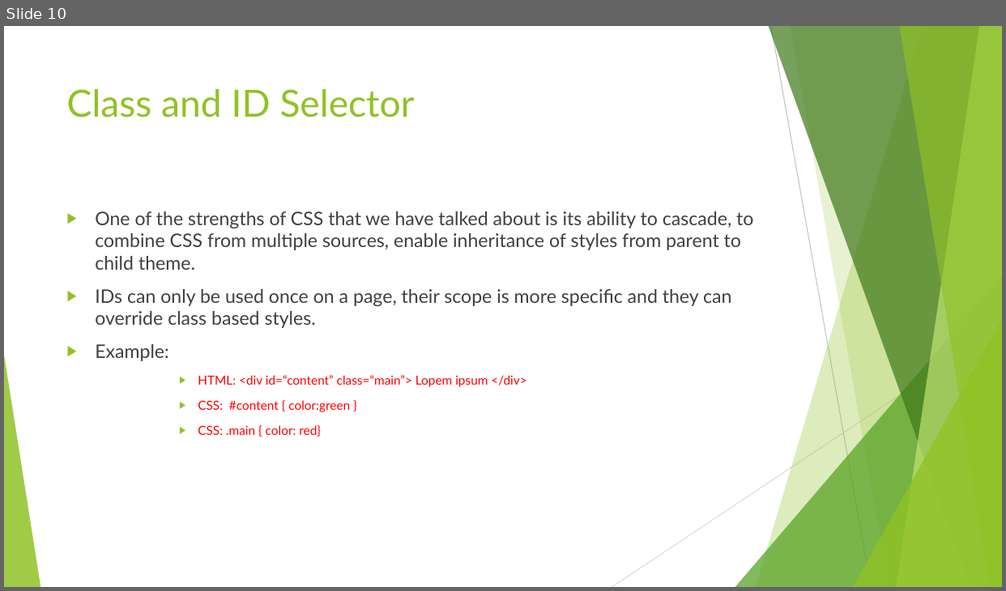
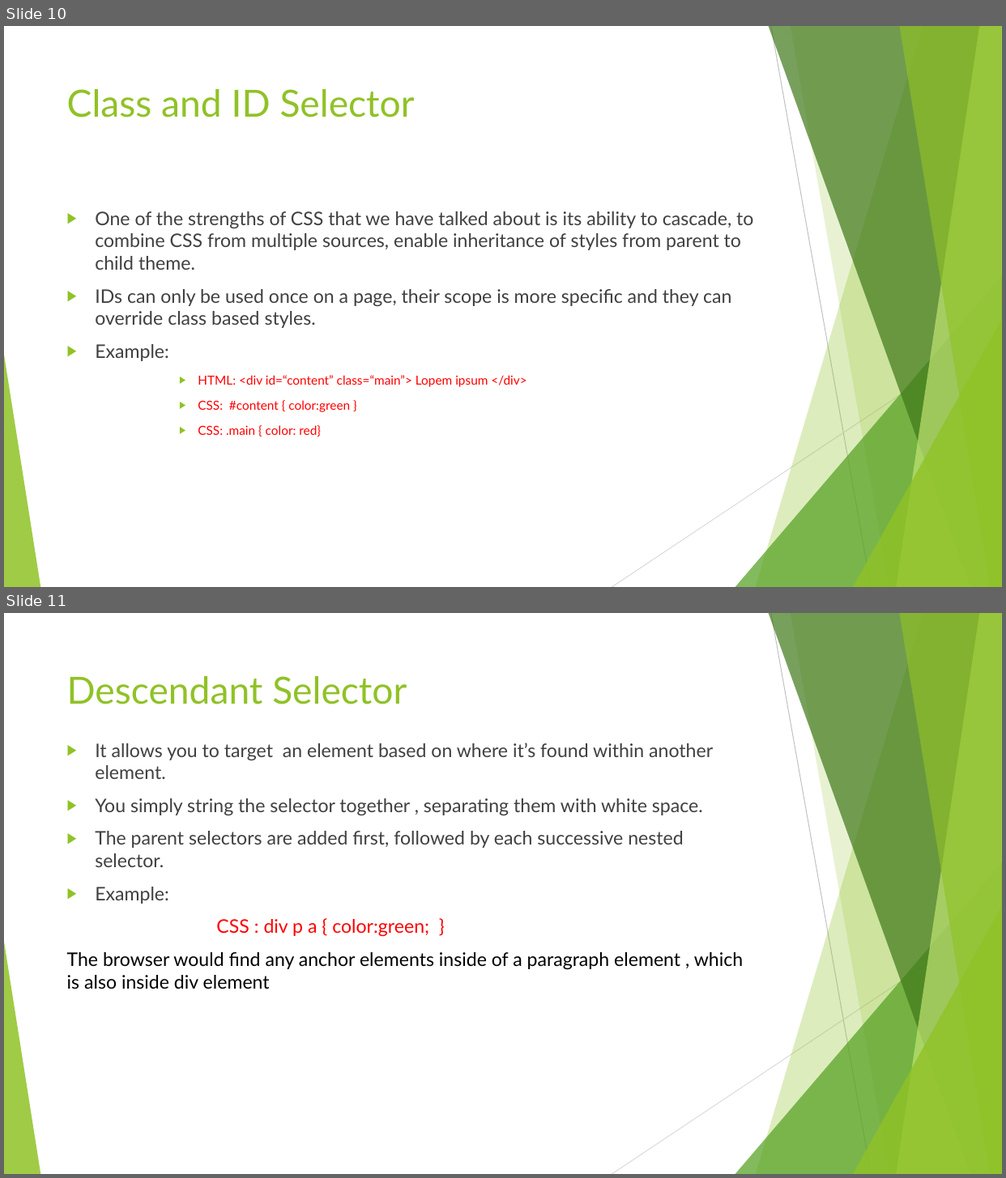
Before and after one commit to anumsh/Introduction-To-CSS, a slide deck: Introduction-to-CSS.pptx. Shown one above the other, each under a label of ours: slide 10 before the commit, slides 10 and 11 after it. The pictures are 1006x591 and 1006x1178 pixels, drawn with LibreOffice and Linux fonts; fonts in the diff are those of the drawing. Boxes give left, top, right and bottom in pixels: in the first picture for what was removed or moved away, otherwise in the second. Text is boxed around its words. In the diff, an @@ line names an element or a change of style, - is before the commit and + after.

Commit message:
feat: Descendant selector

```diff
--- a/Introduction-to-CSS.pptx
+++ b/Introduction-to-CSS.pptx
@@ slide 11 added at (4, 613, 1002, 1174), background #FFFFFF; not listed: 10 template elements that a slide beside it also shows @@
@@ title added at (67, 676, 407, 705), 36 pt, text #90C226 @@
+Descendant Selector
@@ text added at (67, 743, 743, 990), 18 pt, text #404040 @@
+▶ It allows you to target an element based on where it’s found within another element.
+▶ You simply string the selector together , separating them with white space.
+▶ The parent selectors are added first, followed by each successive nested selector.
+▶ Example:
+CSS : div p a { color:green; }
+The browser would find any anchor elements inside of a paragraph element , which is also inside div element
```
